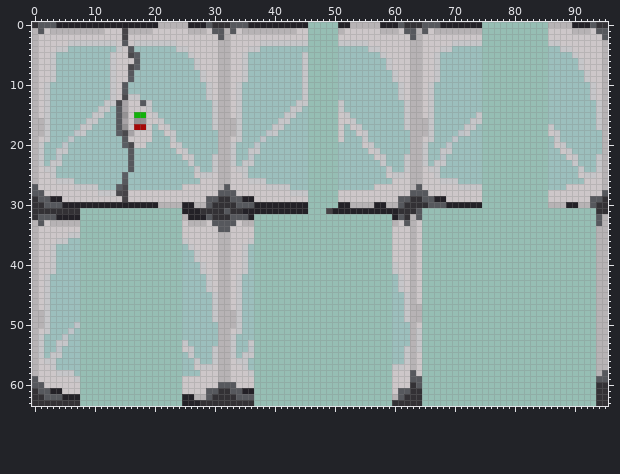
Edited in one commit: sprite sheet (Resources/Textures/Structures/Doors/Airlocks/Glass/glass.rsi/opening.png). The picture above is the old version.
The file is 96x64 pixels. Colours within 5 levels of each other are drawn and written as one.
New version:
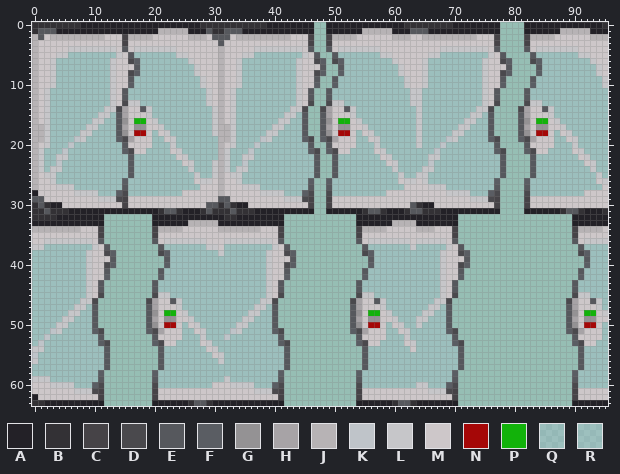
Palette (. is transparent): A #232127  B #333135  C #464347  D #4a494d  E #56585d  F #5a5d63  G #949294  H #a7a3a6  J #b7b3b5  K #bfc4c9  L #c6c6c9  M #cdc7c9  N #a50707  P #12b20a  Q #a6c2cd5e  R #a6c2cd6b
The exact change:
Changed rows in their new state; - is an unchanged pixel.
first column x 0:
 0 -BBBBBBB-------------AAAAA--BB---BBBBBB-------A--AA--AAAAA---A---BBBBB-----AAA----AAAAAAAA---AA-
 1 B-EEAAAAAAAAAAAAAAAAAJJJJJAAAEBBE-EAAAAAAAAAAAA--AAAAAAJJJ--AAA-E-AAAAAAAAAAAA----AAAAAAJJ---AAA
 2 -E-JJJJJJJJJ----JJJJ------JJJ-E-E-JJJJJJJJJ---C--CJJJJ------JJJMMJJJJJJJJJ-MMC----CJJJJ------JJJ
 3 ------MMMMMMMM-C-MMMMMMM-------EM-----MMMMMMMMC--CMMMMMM-------MM-----MMMMMMMC----CMMMMM-------M
 4 ----MMLLLLLLLLMEMLLLLLLLMM------M---M-LLLLLLLME--EMLLLLL-------MM-----LLLLLLME----EMLLLL--L----M
 5 ---MLL-------QL-EQ------LLM-----M---L---------ME--E--------L---MM-L--------QLME----EQQ----QLL--M
 6 ----------------DF--------LM----M-LQ--------LMMDF-DF-------QL--MMLQQ-------LMMDF---DFQ-----QQL-M
 7 ----------------ME--------------M-LQ--------LMMME--E-------QQL-MMLQQ-------LMMME----EQ-----QQQLM
 8 ----------------DF---------LM---M-LQ--------LMMDF--F--------QL-MMLQQ-------LMMDF----FQ------QQLM
 9 ----------------E---------------M-LQ--------LMME--E---------QQLMMLQQ-------LMME----EQQ------QQQL
10 --ML-----------MF-----------LM--M-----------LMMF--F----------QLMMLQ--------LMMF----FQQ-------QQL
11 --------------------------------MLQ---------LME--EQ----------QQLLQQ--------LME----EQQQ-------QQQ
12 ---------------EQQ--------------MLQ---------LME--EQ----------QQLLQQ--------LME----EQQQ-------QQQ
13 ------------Q-MDLLQQ---------LM-MLQ----------MD--DL-----------QLLQQ--------LMD----DLLQ--------QQ
14 -----------Q-LD---E-------------MLQ----------D--DHMMEL--------QQLQQ-------LLD----DHMMEL-------QQ
15 ----------Q-L--H-MMLQ-----------MLQ----------E--EHM-ML--------QQLQQ------L-QE----EHMMML-------QQ
16 -M-------Q-L---G-PP-LQ----------MLQ----------E--EGMPPML-------QQLQQ-----L-QQE----EGMPPML------QQ
17 --------Q-L----H-GG-MLQ----------LQ----------E--EHMGG-ML------QQLQQ----L-Q-QE----EHMGGMML-----QQ
18 ------QQ-L----EGMNN--MLQ------L--LQ---QL-----E--EGMNNMQML------QLQQ---LLQ--QE----EGMNN-QML-----Q
19 -J---QRKL-----FDH-----M----------LQ----L-----FD-FDH-MM-QML-----QLQQ-RKLQ---QFD---FDHMMMQ-ML----Q
20 -ML--RKR-------EM--M---LQ-------M---R---------E--EMMMM-QQL-----QLQ-RKRQ----QQE----EMMMMQQ-L----Q
21 ----QKR--------FDMM----MLQ------LQ--KR--------FD-FDMM---QML----QQQ-KRQ-----QQFD---FDMM--QQML---Q
22 ----LL------------------MLQ---Q-LQ-LL---------QE--E------QML--QQQQLLQ------QQQE----EQQ---QQML-QQ
23 ---QK--------------------M------LQ-KQ---------QE--E-------QML-QQQQKQQ------QQQE----EQQ----Q-MLQQ
24 -LQ-L---------------------LQ----LQ------------QE--E-------QQL-QQQL-Q-------QQQE----EQQ----QQ-LQQ
25 --L------------QE---------RLQQL-MLLQ----------QE--E--------QR-QQLLQQ-------QQQE----EQQ-----QQRLQ
26 ---LQQQ--------FR----------MLL--M-LQQQQ-------F--FR---------Q-LLMLQQQQQ----QQF----FRQQ------QQ-L
27 J---LLLQQQQ---QE---------QQQ----M--LLLQQQQQ---E--EQ------QQQQQ-MM-LLLQQQQQQQQE----EQQQ---QQQQQQM
28 AM-----LLLLQQQFDQQQQQQQQQ------JMM----LLLLQQQFD--DQQQQQQQQQ----MMM---LLLLQQQFD----DQQQQQQQQQ---M
29 E-MMM------LLLD--------------MMEEMMMM-----LLLDC--CM----------MMMMMMMM----LLLDC----CMMM-------MMM
30 -EBAAMMMMMMMMMMCMMMMMMMMMMMMM-E-E-AAMMMMMMMMMMC--CMMMMMMMMMMMMME-AAMMMMMMMMMMC----CMMMMMMMMMMMMM
31 --E---AAAAAAAAAAAAAAABEEB----E--BE-BB---------A--A-----BEEB--A-E-BBBAAAAAAAAAA----AAAAAABEEBAAA-
32 -BBB----AAAA--------AAAAAA---AAA-BAA-AAAAA------------AAAAAA-AAAAAAAAAA-------------------AAAAAA
33 AAAAAAAAAAAA--------AAAAAA---JJAAAAAAAAAAA------------AAAAAA-JJ-AAAAAAA-------------------AAAAAA
34 -JJJJJJJMMMC--------CJJJJ------JJJJJJJMMMC------------CJJJJM---MJJJMMMC-------------------CJJJ-M
35 M-----MMMMMC--------CMMMM------MM----MMMMC------------CMMMMM---M-MMMMMC-------------------CMMMMM
36 M-LL--LLLLME--------EMLLL-LLL--MLLLL-LLLME------------EMLLLLLLLMLLLLLME-------------------EMLLLL
37 LLQQ----QQLME--------EQQQ-QQQLLMQQQQ-QQQLME------------EQQQQQQQLQQQQQLME-------------------EQQQQ
38 QQQQ----QLMMDF-------DFQQ--QQQQLQQQQ-QQLMMDF-----------DFQQQQQQQQQQQLMMDF------------------DFQQQ
39 QQQQ----QLMMME--------EQQ--QQQQQQQQQ-QQLMMME------------EQQQQQQQQQQQLMMME-------------------EQQQ
40 QQQQ----QLMMDF--------FQQ---QQQQQQQQ-QQLMMDF------------FQQQQQQQQQQQLMMDF-------------------FQQQ
41 QQQQ----QLMME--------EQQQ---QQQQQQQQ-QQLMME------------EQQQQQQQQQQQQLMME-------------------EQQQQ
42 QQQ-----QLMMF--------FQQQ----QQQQQQ--QQLMMF------------FQQQQ-QQQQQQQLMMF-------------------FQQQQ
43 QQQ-----QLME--------EQQQQ----QQQQQQ--QQLME------------EQQQQQ-QQQQQQQLME-------------------EQQQQQ
44 QQQ-----QLME--------EQQQQ----QQQQQQ--QQLME------------EQQQQQ-QQQQQQQLME-------------------EQQQQQ
45 QQQ-----QLMD--------DLLQQ-----QQQQQ--QQLMD------------DLLQQQ--QQQQQQLMD-------------------DLLQQQ
46 QQQ-----LLD--------DHMMEL-----QQQQQ--QLLD------------DHMMELQ--QQQQQLLD-------------------DHMMELQ
47 QQQ----LLQE--------EHMMML-----QQQQQ--LLQE------------EHMMMLQ--QQQQLLQE-------------------EHMMMLQ
48 QQQ---LLQQE--------EGMPPML----QQQQQ-LLQQE------------EGMPPML--QQQLLQQE-------------------EGMPPML
49 QQQ--LL-QQE--------EHMGGMML---QQQQQLLQQQE------------EHMGGMML-QQLLQQQE-------------------EHMGGMM
50 QQQ-LLQQQQE--------EGMNNM-ML---QQQ-L-QQQE------------EGMNNMQML-QLQQQQE-------------------EGMNNMQ
51 QQRKLQQQQQFD-------FDHMMM--ML--QRK---QQQFD-----------FDHMMMQ-MLQQQQQQFD------------------FDHMMMQ
52 QRKR-QQ-QQQE--------EMMMM---L--QKR---QQQQE------------EMMMMQ--LQQQQQQQE-------------------EMMMMQ
53 QKR-QQ--QQQFD-------FDMMQQ--ML-QRQ--QQQQQFD-----------FDMMQQ--MLQQQQQQFD------------------FDMMQQ
54 L---Q---QQQQE--------EQQQQQ--M-QQQ--QQQQQQE------------EQQQQ--QMQQQQQQQE-------------------EQQQQ
55 KQ-QQ---QQQQE--------EQQQ-Q---MLQQ-QQQQQQQE------------EQQQQ--QQQQQQQQQE-------------------EQQQQ
56 LQQQ----QQQQE--------EQQQ-QQ--QLQQQQ-QQQQQE------------EQQQQ--QQQQQQQQQE-------------------EQQQQ
57 QQQQ----QQQQE--------EQQQ--QQQQRQQQQ-QQQQQE------------EQQQQQQQQQQQQQQQE-------------------EQQQQ
58 QQQQQQQ-QQQF--------FRQQQ---QQQQQQQQQQQQQF------------FRQQQQQQQQQQQQQQF-------------------FRQQQQ
59 LLLQQQQQQQQE--------EQQQQQQQQQQQLQQQQQQQQE------------EQQQQQQQQQQQQQQQE-------------------EQQQQQ
60 MM-LLLLQQQFD--------DQQQQQQQQQ-MMLLLLQQQFD------------DQQQQQQQQQLLQQQFD-------------------DQQQQQ
61 MMMMM--LLLDC--------CMMMM----MMMMMMMMLLLDC------------CMMMMM-MMMMMLLLDC-------------------CMMMMM
62 AMMMMMMMMMMC--------CMMMMMMMMMMMMMMMMMMMMC------------CMMMMMMMMMMMMMMMC-------------------CMMMMM
63 --AAAAAAAAAA--------AAAAA-BEE-AAAAAAAAAAAA------------AAAAAA-EE-AAAAAAA-------------------AAAAAA
Where, in picture pixels (left, top, right, bottom), the same in both pictures:
changed: (32, 22, 608, 406)
